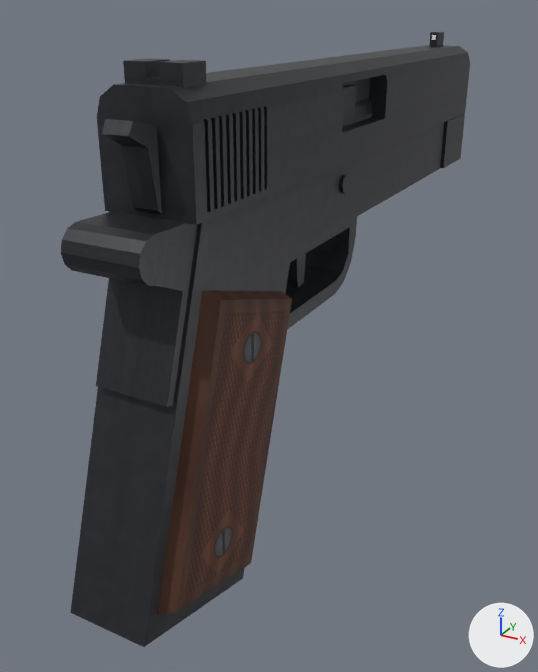
An edit to the Blender file assets/weapons/m1911/m1911.blend, drawn before and after from the same camera.
Both versions are drawn from a 50 mm lens placed at (0.093, -0.184, 0.029), pointed at (-0.011, 0.004, -0.066). The lights are fixed; the arrows at lower right show +X, +Y and +Z. The picture after the commit comes second.

Names of what the first picture shows: 'Barrel', 'Frame', 'Hammer', 'Slide', 'Trigger'.
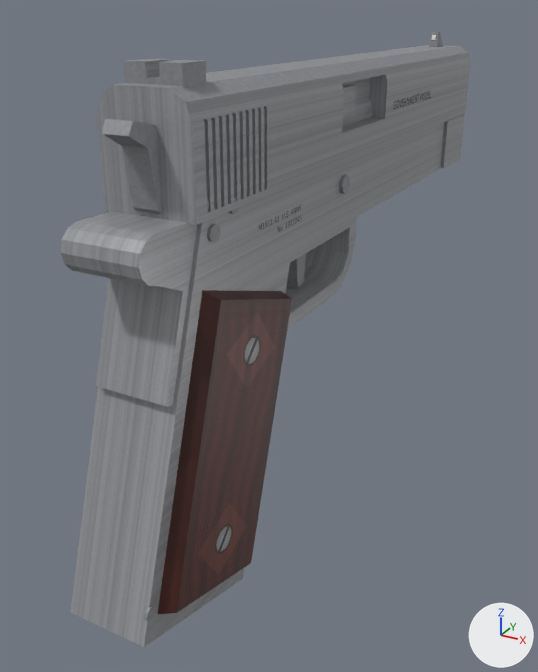
What differs and where, as boxes (x1, y1, x2, y2) in the pictures (538 x 672 px):
'Hammer', recoloured (black to grey): (101, 119, 162, 215) in both
'Trigger', recoloured (black to grey): (287, 253, 306, 288) in both
part 1 of me_frame, added: after (207, 224, 221, 243)
part 2 of me_frame, added: after (229, 198, 239, 214)
part 3 of me_frame, added: after (144, 606, 156, 621)
part 4 of me_frame, added: after (259, 206, 301, 232)
part 5 of me_frame, recoloured (black to grey): (61, 122, 444, 647) in both
part 6 of me_frame, recoloured (black to grey): (339, 174, 350, 194) in both
part 7 of me_frame, recoloured: (158, 290, 292, 614) in both
part 8 of me_slide, reshaped: before (437, 32, 444, 47); after (394, 32, 443, 109)
part 9 of me_slide, recoloured (black to grey): (97, 53, 470, 225) in both
part 10 of me_slide, recoloured: (114, 32, 468, 213) in both
part 11 of me_barrel, recoloured (black to grey): (342, 85, 373, 127) in both

What changed in the scene script:
```text
Add mat_stainless:
    mat_stainless = principled_material('Stainless')
    mat_stainless.texture = img_stainless_brushed_png
    mat_stainless.metallic = 0.12
    mat_stainless.roughness = 0.32
Add mat_rosewood:
    mat_rosewood = principled_material('Rosewood')
    mat_rosewood.texture = img_grip_rosewood_png
    mat_rosewood.roughness = 0.45
Change me_frame:
    used by ob_frame; parent = ob_m1911; location = (0.0, 0.0, 0.0)
    remove me_frame.from_pydata(...)  # 158 vertices, 99 faces; spans x -0.016..0.015, y -0.091..0.103, z -0.112..-0.01
    add me_frame.from_pydata(...)  # 242 vertices, 150 faces; spans x -0.016..0.015, y -0.091..0.103, z -0.112..-0.005
    me_frame part 1: a new loose piece, an 8-sided cylinder along x spanning x 0.0105..0.0113, y -0.061..-0.057, z -0.0155..-0.0115, in mat_stainlessmatte (picture img_stainless_matte_png)
    me_frame part 2: a new loose piece, an 8-sided cylinder along x spanning x 0.0105..0.0113, y -0.0528..-0.0492, z -0.0113..-0.0077, in mat_stainlessmatte (picture img_stainless_matte_png)
    me_frame part 3: a new loose piece, an 8-sided cylinder along x spanning x 0.0105..0.0112, y -0.09017..-0.08697, z -0.09209..-0.08889, in mat_stainlessmatte (picture img_stainless_matte_png)
    me_frame part 4: 4 vertices added at x 0.011, y -0.04..0.0, z -0.022..-0.016
    me_frame part 5: 35 faces spanning x -0.011..0.011, y -0.091..0.103, z -0.112..-0.01 switch from mat_steel (picture img_steel_blued_png) to mat_stainless (picture img_stainless_brushed_png)
    me_frame part 6: 52 faces spanning x -0.016..0.012, y -0.064..0.011, z -0.037..-0.01 switch from mat_steel (picture img_steel_blued_png) to mat_stainlessmatte (picture img_stainless_matte_png)
    me_frame part 7: 12 faces spanning x -0.015..0.015, y -0.086..-0.028, z -0.105..-0.024 switch from mat_walnut (picture img_grip_walnut_png) to mat_rosewood (picture img_grip_rosewood_png)
    other edits to the shape of me_frame do not show in these pictures
    add me_frame.materials.append(mat_rollmarkframe)  # picture img_rollmark_frame_png
Change me_slide:
    used by ob_slide; parent = ob_m1911; location = (0.0, 0.0, 0.0)
    verts and faces of me_slide; kept vertices keep their numbers, new ones are numbered from 354
    remove me_slide.from_pydata(...)  # 354 vertices, 193 faces; spans x -0.012..0.012, y -0.066..0.131, z -0.028..0.021
    add me_slide.from_pydata(...)  # 360 vertices, 195 faces; spans x -0.012..0.012, y -0.066..0.131, z -0.028..0.021
    me_slide part 8
    add delete_faces([(238, 241, 240, 239), (235, 239, 240, 236), (234, 237, 241, 238)])
    add verts[241] = (-0.002, 0.118, 0.021)  # moved, pixel (432, 32)
    add verts[240] = (0.002, 0.118, 0.021)  # moved, pixel (440, 32)
    add verts[354] = (-0.002, 0.121, 0.017)
    add verts[355] = (0.002, 0.121, 0.017)  # pixel (441, 42)
    add verts[356] = (0.012, 0.042, -0.001)  # pixel (392, 114)
    add verts[357] = (0.012, 0.1, -0.001)  # pixel (447, 96)
    add verts[358] = (0.012, 0.1, 0.004)  # pixel (448, 83)
    add verts[359] = (0.012, 0.042, 0.004)  # pixel (393, 99)
    add faces += [(234, 237, 241, 354, 238), (235, 239, 355, 240, 236), (238, 354, 355, 239), (240, 355, 354, 241)]  # mat_stainlessmatte (picture img_stainless_matte_png)
    add faces += [(356, 357, 358, 359)]  # mat_rollmarkslide (picture img_rollmark_slide_png)
    me_slide part 9: 132 faces spanning x -0.012..0.012, y -0.066..0.131, z -0.028..0.02 switch from mat_steel (picture img_steel_blued_png) to mat_stainless (picture img_stainless_brushed_png)
    me_slide part 10: 52 faces spanning x -0.012..0.012, y -0.066..0.131, z -0.016..0.021 switch from mat_steel (picture img_steel_blued_png) to mat_stainlessmatte (picture img_stainless_matte_png)
    add me_slide.materials.append(mat_rollmarkslide)  # picture img_rollmark_slide_png
Change me_barrel:
    where me_barrel.from_pydata(...)  # 72 vertices, 42 faces; spans x -0.007..0.007, y -0.02..0.131, z -0.007..0.009
    used by ob_barrel; parent = ob_m1911; location = (0.0, 0.0, 0.0)
    me_barrel part 11: all 25 faces that had it switch from mat_steel (picture img_steel_blued_png) to mat_stainless (picture img_stainless_brushed_png)
Change me_hammer:
    where me_hammer.from_pydata(...)  # 16 vertices, 10 faces; spans x -0.0032..0.0032, y -0.0115..0.003, z -0.0055..0.017
    remove me_hammer.materials.append(mat_steel)  # picture img_steel_blued_png
    add me_hammer.materials.append(mat_stainlessmatte)  # picture img_stainless_matte_png
Change me_trigger:
    where me_trigger.from_pydata(...)  # 12 vertices, 8 faces; spans x -0.004..0.004, y -0.007..-0.0012, z -0.0436..-0.029
    remove me_trigger.materials.append(mat_steel)  # picture img_steel_blued_png
    add me_trigger.materials.append(mat_stainlessmatte)  # picture img_stainless_matte_png
```
